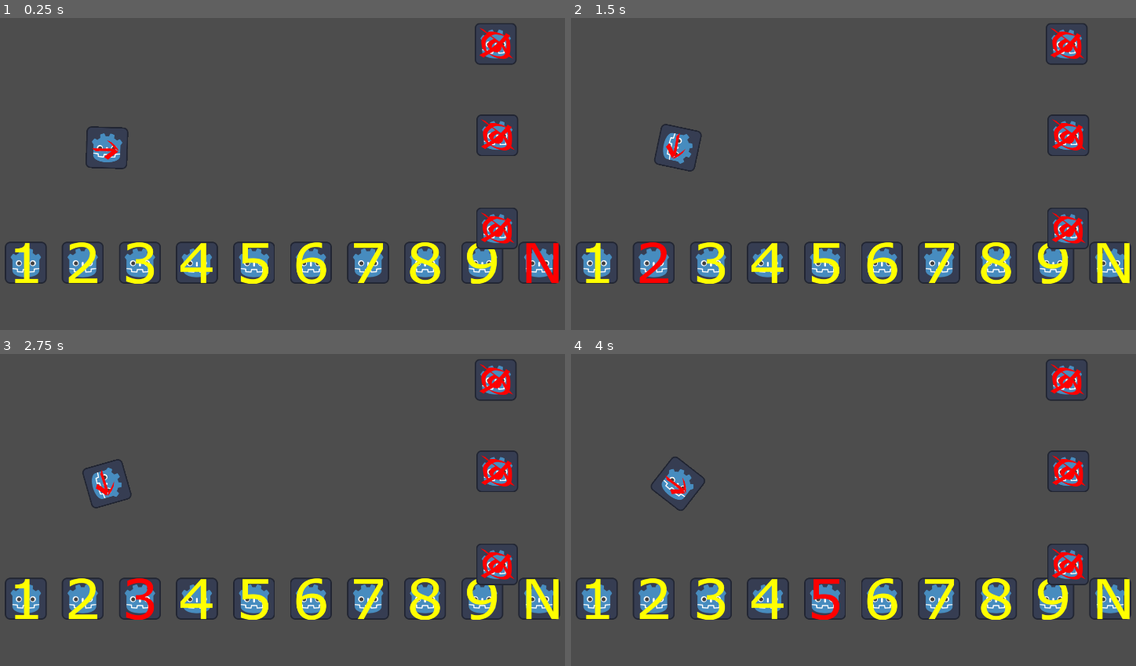
Above: before the commit, frames 1-4 (two rows, left to right).
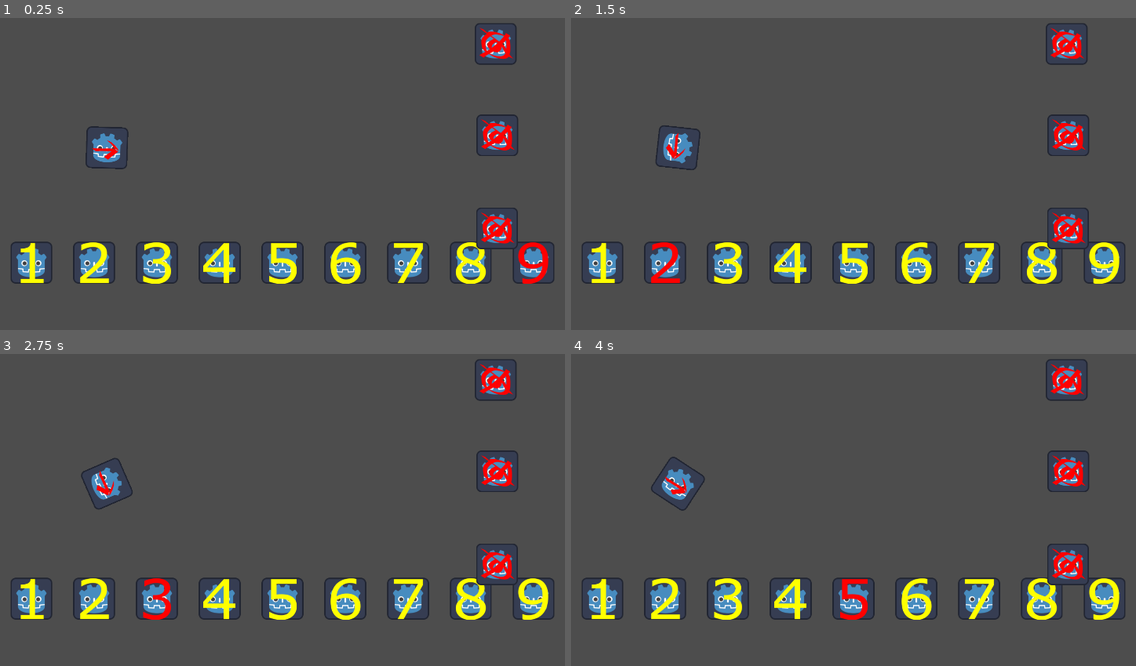
Above: after the commit, the same moments.

Repository: matouseek/game-jam-25
Game: Godot game, scene res://scenes/minigames/2shooting_balls.tscn
Same seed, same stepped clock (60 frames per second), same inputs: the game is played once before the commit and once after it. The project has no main scene, so this scene is started directly. The engine's default icon, where the game draws it, is replaced by a stand-in: a white triangle on a blue panel in a dark square. Sound files missing from this copy of the repository are replaced by a short silence.
Inputs (mouse positions are in pixels of both pictures, inside the frame that each line leads up to; where the layout moved, square brackets give the same spot in the first picture):
- Up to frame 1 (0.25 s): no input
- Up to frame 2 (1.5 s): click (604, 261) [599, 261] at 0.5 s; click (667, 261) [655, 261] at 1.25 s
- Up to frame 3 (2.75 s): click (158, 597) [141, 597] at 2 s
- Up to frame 4 (4 s): click (791, 597) [768, 597] at 2.75 s; click (853, 597) [825, 597] at 3.5 s

The runs differ from the first frame. In frame 1, 8.7% of the frame differs, in the area x 0-100%, y 71-86%; in frame 2, 9.0%; in frame 3, 9.0%, in the area x 0-100%, y 33-86%; in frame 4, 9.0%.

Commit message:
Making shooting more realistic

Diff:
--- a/scenes/minigames/2shooting_balls.tscn
+++ b/scenes/minigames/2shooting_balls.tscn
@@ -24,3 +24,7 @@
 
 [node name="Target3" parent="Targets" instance=ExtResource("4_t73cc")]
 position = Vector2(1617, 484)
+
+[node name="SpaceToShoot" type="Label" parent="."]
+offset_right = 40.0
+offset_bottom = 23.0
--- a/scripts/2_shooting_balls.gd
+++ b/scripts/2_shooting_balls.gd
@@ -21,7 +21,7 @@
 	if GM.travelling_back:
 		hud.current_layout = hud.Layout.ZERO
 	else:
-		hud.current_layout = hud.Layout.NOT_SOLVABLE
+		hud.current_layout = hud.Layout.BASE
 	var layout_arr = hud.layouts.get(hud.current_layout)
 	selected_ammo = layout_arr[len(layout_arr)-1]
 	hud.setup(layout_arr) # refresh Hud to take changes into account
@@ -69,6 +69,5 @@
 	bullet.position = cannon.position
 	var mouse_pos : Vector2 = get_global_mouse_position()
 	bullet.direction = (mouse_pos - bullet.position).normalized()
-	bullet.digit = digit_to_shoot
-	bullet.rotation
+	bullet.start_flying(digit_to_shoot)
 	get_tree().current_scene.add_child(bullet)
--- a/scripts/bullet.gd
+++ b/scripts/bullet.gd
@@ -2,29 +2,38 @@
 
 class_name Bullet
 
-const INIT_SPEED = 50
+const INIT_SPEED_BASE = 27 # hero strength
+const GRAVITY = 0.45
+const POWER_SCALE = 2 # penalty for each weight increase
 
 var direction = Vector2.ZERO
+var velocity : Vector2 = Vector2.ZERO
+var speed = 0
+var digit = 0
 
-var velocity : Vector2 = Vector2.ZERO
-
-var digit = 0
+var flying : bool = false
 
 # Called when the node enters the scene tree for the first time.
 func _ready():
-	velocity.y = direction.y * INIT_SPEED
-	velocity.x = direction.x * INIT_SPEED
 	pass # Replace with function body.
 
+func start_flying(digit_to_shoot : int):
+	var init_speed : float = get_init_speed(digit_to_shoot)
+	print(init_speed)
+	velocity.y = direction.y * init_speed
+	velocity.x = direction.x * init_speed
+	speed = init_speed
+	flying = true
 
 # Called every frame. 'delta' is the elapsed time since the previous frame.
 func _process(delta : float):
-	check_out_of_bounds_down()
-	move()
+	if flying:
+		check_out_of_bounds_down()
+		move()
 
 func move():
-	velocity.y += weight_from_digit(digit)
-	position.x += INIT_SPEED * direction.x
+	velocity.y += GRAVITY
+	position.x += velocity.x
 	position.y += velocity.y
 
 func check_out_of_bounds_down():
@@ -32,5 +41,5 @@
 	if position.y > GM.WINDOW_HEIGHT + height_offset:
 		queue_free()
 
-func weight_from_digit(digt : int):
-	return digt
+func get_init_speed(digit_to_shoot : int) -> float:
+	return INIT_SPEED_BASE - (digit_to_shoot * POWER_SCALE)
Not shown: 1 places in scenes/main_menu.tscn that only renumber resources
Not shown, changed: Notes/todo.md
